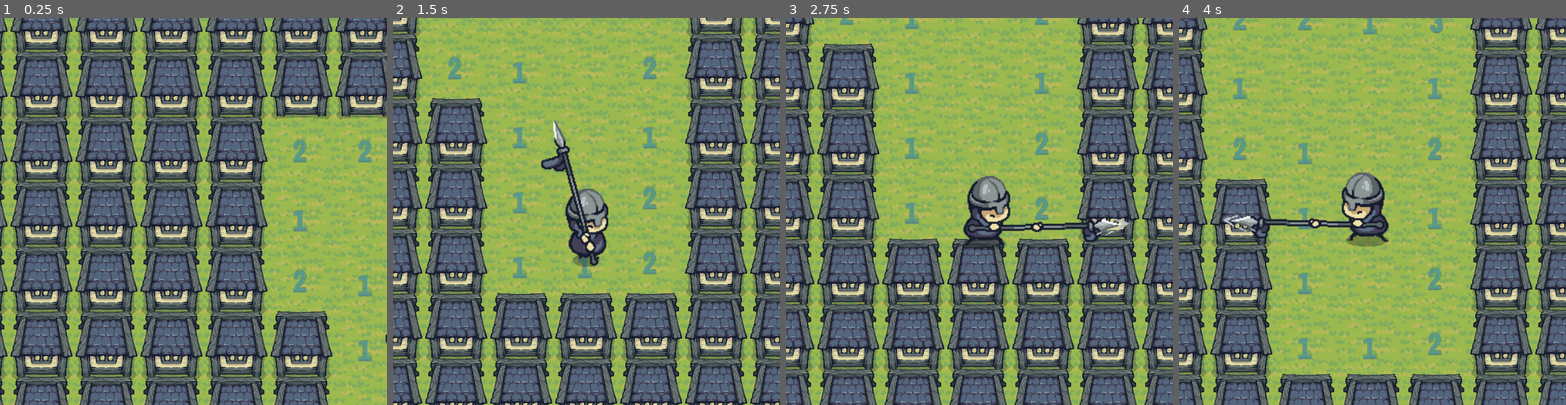
Above: before the commit, frames 1-4 (left to right).
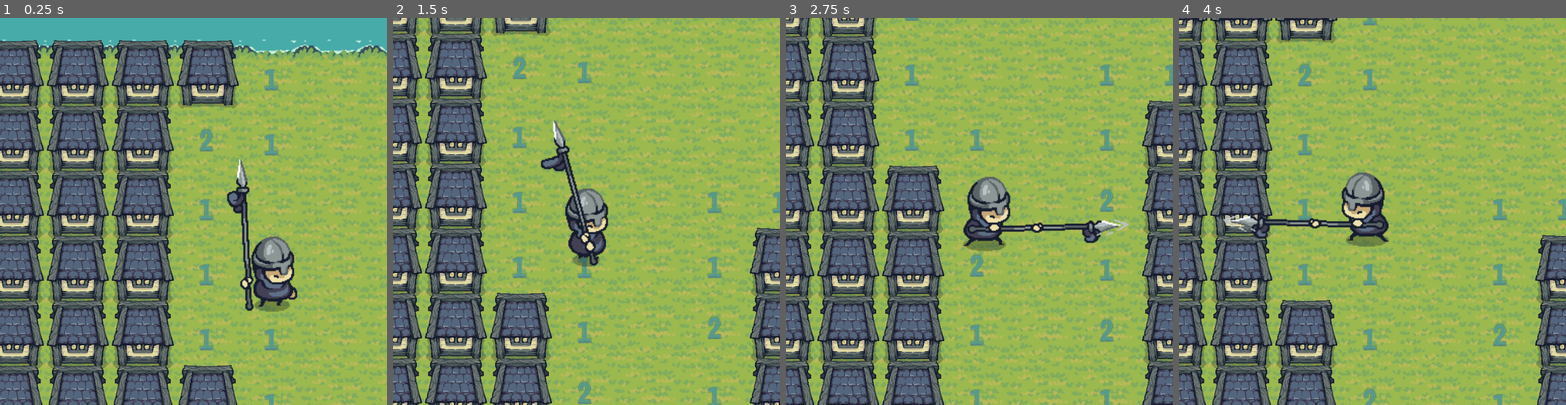
Above: after the commit, the same moments.

Repository: Avvienash/minesweeper
Game: Godot game, scene res://Scenes/game.tscn
Two runs of this game, one before a commit and one after it. Both use one fixed random seed, a clock stepped at 60 frames per second and the inputs below.
Inputs:
- Up to frame 1 (0.25 s): no input
- Up to frame 2 (1.5 s): hold Right (right) 0.53-1.28 s; hold Space (attack) 0.53-1.28 s; hold Down (down) from 1.28 s (still down); tap Space (attack) at 1.35 s
- Up to frame 3 (2.75 s): release Down (down) at 2.03 s; hold Right (right) from 2.03 s (still down); hold Space (attack) from 2.03 s (still down)
- Up to frame 4 (4 s): release Right (right) at 2.78 s; release Space (attack) at 2.78 s; hold Up (up) 2.78-3.53 s; tap Space (attack) at 2.85 s; hold Left (left) from 3.53 s (still down); hold Space (attack) from 3.53 s (still down)

The runs differ from the first frame. In frame 1, 79% of the frame differs, in the area x 0-100%, y 0-100%; in frame 2, 34%; in frame 3, 63%; in frame 4, 57%.

Commit message:
fine tune timers

Diff:
--- a/Scenes/game.tscn
+++ b/Scenes/game.tscn
@@ -169,6 +169,7 @@
 wait_time = 0.05
 
 [node name="wait_timer" type="Timer" parent="TileMap"]
+wait_time = 2.0
 
 [node name="Player" parent="." instance=ExtResource("8_v158k")]
 z_index = 5
--- a/Scripts/tile_map.gd
+++ b/Scripts/tile_map.gd
@@ -40,7 +40,7 @@
 
 # Called when the node enters the scene tree for the first time.
 func _ready() -> void:
-	loadGame("Hard")
+	loadGame("Easy")
 
 
 # Called every frame. 'delta' is the elapsed time since the previous frame.
@@ -294,7 +294,7 @@
 	sorted_mines.sort_custom(func(a, b):
 		var dist_a = player_cell.distance_to(a)
 		var dist_b = player_cell.distance_to(b)
-		return dist_a - dist_b
+		return dist_b - dist_a
 	)
 
 	# Reveal the first Mine and start the timer
